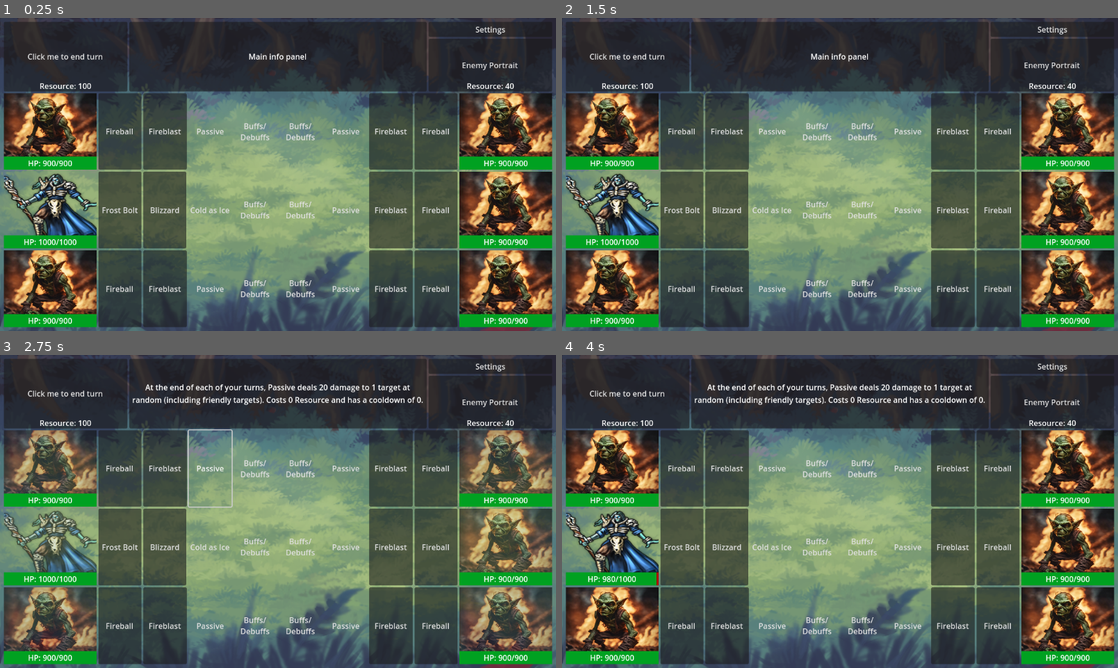
Above: before the commit, frames 1-4 (two rows, left to right).
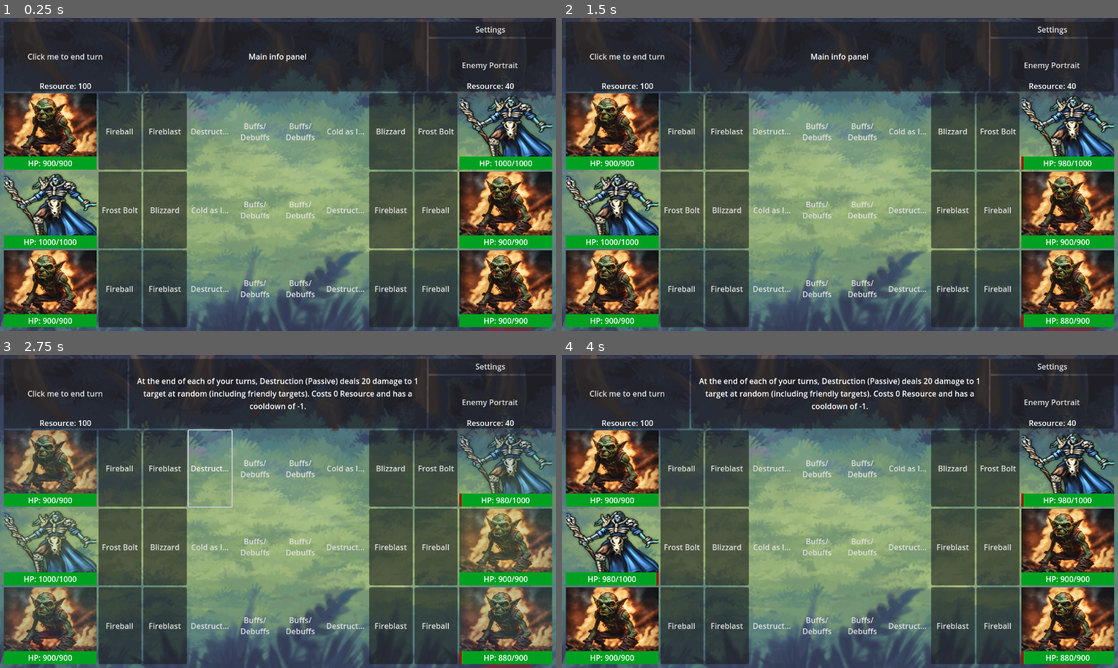
Above: after the commit, the same moments.

Repository: billyquick/arena_game
Game: Godot game, scene res://scenes/battle_level.tscn
Two runs of this game, one before a commit and one after it. Both use one fixed random seed, a clock stepped at 60 frames per second and the inputs below.
Inputs (mouse positions are in pixels of both pictures, inside the frame that each line leads up to):
- Up to frame 1 (0.25 s): no input
- Up to frame 2 (1.5 s): click "Click me to end turn" at 0.5 s; click (612, 130) at 1.25 s
- Up to frame 3 (2.75 s): click "Passive" (after the commit: "Destruction (Passive)") at 2 s
- Up to frame 4 (4 s): click (612, 545) at 2.75 s; click (612, 624) at 3.5 s

The runs differ from the first frame. In frame 1, 3.9% of the frame differs, in the area x 33-100%, y 24-88%; in frame 2, 3.9%; in frame 3, 5.9%; in frame 4, 6.1%, in the area x 23-100%, y 7-99%.

Commit message:
Initial end of turn implementation
Have a working version of the goblin's end of turn passive activating as you press the end turn button

Diff:
--- a/Resources/team_manager.gd
+++ b/Resources/team_manager.gd
@@ -23,7 +23,7 @@
 	var playerCharacter1 = Character.new(Goblin)
 	var playerCharacter2 = Character.new(FrostMage)
 	var playerCharacter3 = Character.new(Goblin)
-	var enemyCharacter1 = Character.new(Goblin)
+	var enemyCharacter1 = Character.new(FrostMage)
 	var enemyCharacter2 = Character.new(Goblin)
 	var enemyCharacter3 = Character.new(Goblin)
 
--- a/battle.gd
+++ b/battle.gd
@@ -3,6 +3,7 @@
 var teamManager: TeamManager
 var playerResource: TeamResource
 var enemyResource: TeamResource
+var rng = RandomNumberGenerator.new()
 
 var characterCounter = 0
 var abilityCounter = 0
@@ -63,19 +64,23 @@
 	playerTeamResource.text = "Resource: " + str(playerResource.currentResource)
 
 func executeAbility(character, selectedAbility, target, healthbar):
+	var additionalCosts = 0
+	# insulating passives
+	if activeCharacter != null:
+		additionalCosts += getCost(activeCharacter.modifiers)
 	# TODO: change player resource to check whose turn it is
-	if playerResource.consumeResource(selectedAbility.cost, getCost(activeCharacter.modifiers)):
+	if playerResource.consumeResource(selectedAbility.cost, additionalCosts):
 		target.health -= selectedAbility.damage
 		updateHealth(healthbar, target) # TO DO
-		print(character.name, " used ", selectedAbility.name, " on ", target.name, ". ", target.name, "'s health is now ", target.health)
+		print(character.charName, " used ", selectedAbility.name, " on ", target.charName, ". ", target.charName, "'s health is now ", target.health)
 		# apply modifiers
 		if selectedAbility.applies_modifier:
 			# for each modifier the ability applies, create a new one and apply it to the target
-			# TODO: if target already has an instance  theof modifier, should extend rather than create a new one
+			# TODO: if target already has an instance of the modifier, should extend rather than create a new one
 			for uniqueModifier in selectedAbility.modifiers:
 				var modifier = Modifiers.new(uniqueModifier)
-				target.modifiers.append(modifier)
-			print(target.modifiers)
+				target.add_modifier(modifier)
+				print("Applying modifier ", modifier.modName, modifier, " to target ", target.charName, target)
 
 		# reduce duration of modifiers that apply on attack
 		var modifierCounter = 0
@@ -86,13 +91,17 @@
 				# if the duration has ended, need to remove it from the character's modifier list
 				if uniqueModifiers.duration_ability  == 0 and uniqueModifiers.duration_turn  == 0:
 					character.modifiers.remove_at(modifierCounter)
-					print(uniqueModifiers.name, " modifier has been removed from ", character.name, "'s modifiers")
+					print(uniqueModifiers.name, " modifier has been removed from ", character.charName, "'s modifiers")
 			modifierCounter += 1
 
 		activeCharacter = null
 		activeAbility = null
 		updateResource()
 		resetAnimations(bothTeamUI)
+		for x in teamManager.playerTeam:
+			print("Player character: ", x.charName, x, " with Modifiers: ", x.modifiers)
+		for x in teamManager.opponentTeam:
+			print("Enemy character: ", x.charName, x, " with Modifiers: ", x.modifiers)
 	else:
 		# Flash resource red so it should be obvious why you can't use the ability
 		$MarginContainer/VBoxContainer/MarginContainer/HBoxContainer/PlayerPortrait/PlayerTeamResource/AnimationPlayer.play("low_resource")
@@ -212,8 +221,9 @@
 	# target passes an array of objects (one team) or an array of arrays (both teams)
 	if target in validTargets:
 		return true
-	elif (target in validTargets[0]) or (target in validTargets[1]):
-		return true
+	elif validTargets.size() == 2:
+		if (target in validTargets[0]) or (target in validTargets[1]):
+			return true
 	else:
 		return false
 
@@ -320,10 +330,49 @@
 	else:
 		print("No active character")
 
+func executePassive(character, ability):
+	if ability.targets_random:
+		var target
+		var random_team = rng.randf_range(0, 1)
+		var healthbar
+		if random_team == 0:
+			target = teamManager.playerTeam.pick_random()
+			if target == teamManager.playerTeam[0]:
+				healthbar = playerCharacter1Health
+				print("picked playerTeam, member 0")
+			elif target == teamManager.playerTeam[1]:
+				healthbar = playerCharacter2Health
+				print("picked playerTeam, member 1")
+			else:
+				healthbar = playerCharacter3Health
+				print("picked playerTeam, member 2")
+		else:
+			target = teamManager.opponentTeam.pick_random()
+			if target == teamManager.opponentTeam[0]:
+				healthbar = enemyCharacter1Health
+				print("picked playerTeam, member 0")
+			elif target == teamManager.opponentTeam[1]:
+				healthbar = enemyCharacter2Health
+				print("picked playerTeam, member 1")
+			else:
+				healthbar = enemyCharacter3Health
+				print("picked playerTeam, member 2")
+
+		executeAbility(character, ability, target, healthbar)
+
 # What to do when the turn ends
 func _on_player_portrait_pressed():
-	# if it's the player's turn, make it the enemy's turn
+	# process passives that trigger end of turn
 	if turnTracker.back() == "playerTurn":
+		# clear actives if the turn is ending
+		activeAbility = null
+		activeCharacter = null
+		for characters in teamManager.playerTeam:
+			for ability in characters.abilities:
+				# using -1 as a way to indicate a passive triggers EOT
+				if ability.is_passive and ability.cooldown == -1:
+					executePassive(characters, ability)
+		# if it's the player's turn, make it the enemy's turn
 		turnTracker.append("enemyTurn")
 		print(turnTracker)
 	else:
--- a/character_abilities.gd
+++ b/character_abilities.gd
@@ -10,6 +10,7 @@
 @export var attack_hits: int = 1
 @export var targets_friendly: bool = false
 @export var targets_enemy: bool = true
+@export var targets_random: bool = false
 @export var is_passive: bool = false
 @export var is_useable: bool = true # if ability is on cooldown, a passive, or can also use when a character is stunned
 @export var applies_modifier: bool = false
--- a/characters/abilities.gd
+++ b/characters/abilities.gd
@@ -18,7 +18,7 @@
 
 # Constructor
 func _init(ability: Resource):
-	self.name = ability.name
+	self.abilityName = ability.name
 	self.damage = ability.damage
 	self.cost = ability.cost
 	self.description = ability.description
--- a/characters/characters.gd
+++ b/characters/characters.gd
@@ -2,19 +2,17 @@
 class_name Character
 
 const Ability = preload("res://characters/abilities.gd")
-const Modifiers = preload("res://character_modifiers.gd")
 
 var charName: String
 var health: int
 var max_health: int
 var abilities: Array
-var teamResource: TeamResource
 var portrait: Texture
 var modifiers: Array
 
 # Constructor
 func _init(character: Resource):
-	self.name = character.name
+	self.charName = character.name
 	self.max_health = character.max_health
 	self.health = character.max_health
 	self.abilities = character.abilities
--- a/characters/frost_mage/frost_mage.tres
+++ b/characters/frost_mage/frost_mage.tres
@@ -12,7 +12,6 @@
 max_health = 1000
 health = 1000
 abilities = [ExtResource("1_c16px"), ExtResource("2_gk4s0"), ExtResource("3_xbr4b")]
-buffs = []
-debuffs = []
+modifiers = []
 portrait = ExtResource("4_cv068")
 armor = 0
--- a/characters/goblin/destruction_passive.tres
+++ b/characters/goblin/destruction_passive.tres
@@ -4,15 +4,17 @@
 
 [resource]
 script = ExtResource("1_ji8fm")
-name = "Passive"
+name = "Destruction (Passive)"
 description = "At the end of each of your turns, %s deals %d damage to %d target at random (including friendly targets). Costs %d Resource and has a cooldown of %d."
 cost = 0
 targets = 1
-cooldown = 0
+cooldown = -1
 damage = 20
 attack_hits = 1
 targets_friendly = true
 targets_enemy = true
+targets_random = true
 is_passive = true
 is_useable = true
-applies_buff = false
+applies_modifier = false
+modifiers = []
--- a/characters/goblin/goblin.tres
+++ b/characters/goblin/goblin.tres
@@ -12,7 +12,6 @@
 max_health = 900
 health = 900
 abilities = [ExtResource("1_1yf6h"), ExtResource("2_0djot"), ExtResource("3_d3qdv")]
-buffs = []
-debuffs = []
+modifiers = []
 portrait = ExtResource("4_tyvns")
 armor = 0
--- a/characters/modifiers.gd
+++ b/characters/modifiers.gd
@@ -1,7 +1,5 @@
 extends Node2D
 class_name Modifiers
-
-const Character = preload("res://characters/characters.gd")
 
 var modName: String
 var max_health: int
@@ -18,7 +16,7 @@
 
 # Constructor
 func _init(modifier: Resource):
-	self.name = modifier.name
+	self.modName = modifier.name
 	self.max_health = modifier.max_health
 	self.health = modifier.health
 	self.armor = modifier.armor
--- a/scenes/battle_level.tscn
+++ b/scenes/battle_level.tscn
@@ -238,16 +238,19 @@
 layout_mode = 2
 size_flags_horizontal = 3
 text = "Ability 1"
+text_overrun_behavior = 3
 
 [node name="Char1Ability2" type="Button" parent="MarginContainer/VBoxContainer/MarginContainer2/HBoxContainer/PlayerTeam/PlayerCharacter1"]
 layout_mode = 2
 size_flags_horizontal = 3
 text = "Ability 2"
+text_overrun_behavior = 3
 
 [node name="Char1Ability3" type="Button" parent="MarginContainer/VBoxContainer/MarginContainer2/HBoxContainer/PlayerTeam/PlayerCharacter1"]
 layout_mode = 2
 size_flags_horizontal = 3
 text = "Ability 3"
+text_overrun_behavior = 3
 
 [node name="BuffDebuffs" type="Button" parent="MarginContainer/VBoxContainer/MarginContainer2/HBoxContainer/PlayerTeam/PlayerCharacter1"]
 layout_mode = 2
@@ -300,16 +303,19 @@
 layout_mode = 2
 size_flags_horizontal = 3
 text = "Ability 1"
+text_overrun_behavior = 3
 
 [node name="Char2Ability2" type="Button" parent="MarginContainer/VBoxContainer/MarginContainer2/HBoxContainer/PlayerTeam/PlayerCharacter2"]
 layout_mode = 2
 size_flags_horizontal = 3
 text = "Ability 2"
+text_overrun_behavior = 3
 
 [node name="Char2Ability3" type="Button" parent="MarginContainer/VBoxContainer/MarginContainer2/HBoxContainer/PlayerTeam/PlayerCharacter2"]
 layout_mode = 2
 size_flags_horizontal = 3
 text = "Ability 3"
+text_overrun_behavior = 3
 
 [node name="BuffDebuffs" type="Button" parent="MarginContainer/VBoxContainer/MarginContainer2/HBoxContainer/PlayerTeam/PlayerCharacter2"]
 layout_mode = 2
@@ -362,16 +368,19 @@
 layout_mode = 2
 size_flags_horizontal = 3
 text = "Ability 1"
+text_overrun_behavior = 3
 
 [node name="Char3Ability2" type="Button" parent="MarginContainer/VBoxContainer/MarginContainer2/HBoxContainer/PlayerTeam/PlayerCharacter3"]
 layout_mode = 2
 size_flags_horizontal = 3
 text = "Ability 2"
+text_overrun_behavior = 3
 
 [node name="Char3Ability3" type="Button" parent="MarginContainer/VBoxContainer/MarginContainer2/HBoxContainer/PlayerTeam/PlayerCharacter3"]
 layout_mode = 2
 size_flags_horizontal = 3
 text = "Ability 3"
+text_overrun_behavior = 3
 
 [node name="BuffDebuffs" type="Button" parent="MarginContainer/VBoxContainer/MarginContainer2/HBoxContainer/PlayerTeam/PlayerCharacter3"]
 layout_mode = 2
@@ -429,16 +438,19 @@
 layout_mode = 2
 size_flags_horizontal = 3
 text = "Ability 1"
+text_overrun_behavior = 3
 
 [node name="Enemy1Ability2" type="Button" parent="MarginContainer/VBoxContainer/MarginContainer2/HBoxContainer/EnemyTeam/EnemyCharacter1"]
 layout_mode = 2
 size_flags_horizontal = 3
 text = "Ability 2"
+text_overrun_behavior = 3
 
 [node name="Enemy1Ability3" type="Button" parent="MarginContainer/VBoxContainer/MarginContainer2/HBoxContainer/EnemyTeam/EnemyCharacter1"]
 layout_mode = 2
 size_flags_horizontal = 3
 text = "Ability 3"
+text_overrun_behavior = 3
 
 [node name="BuffDebuffs" type="Button" parent="MarginContainer/VBoxContainer/MarginContainer2/HBoxContainer/EnemyTeam/EnemyCharacter1"]
 layout_mode = 2
@@ -492,16 +504,19 @@
 layout_mode = 2
 size_flags_horizontal = 3
 text = "Ability 1"
+text_overrun_behavior = 3
 
 [node name="Enemy2Ability2" type="Button" parent="MarginContainer/VBoxContainer/MarginContainer2/HBoxContainer/EnemyTeam/EnemyCharacter2"]
 layout_mode = 2
 size_flags_horizontal = 3
 text = "Ability 2"
+text_overrun_behavior = 3
 
 [node name="Enemy2Ability3" type="Button" parent="MarginContainer/VBoxContainer/MarginContainer2/HBoxContainer/EnemyTeam/EnemyCharacter2"]
 layout_mode = 2
 size_flags_horizontal = 3
 text = "Ability 3"
+text_overrun_behavior = 3
 
 [node name="BuffDebuffs" type="Button" parent="MarginContainer/VBoxContainer/MarginContainer2/HBoxContainer/EnemyTeam/EnemyCharacter2"]
 layout_mode = 2
@@ -555,16 +570,19 @@
 layout_mode = 2
 size_flags_horizontal = 3
 text = "Ability 1"
+text_overrun_behavior = 3
 
 [node name="Enemy3Ability2" type="Button" parent="MarginContainer/VBoxContainer/MarginContainer2/HBoxContainer/EnemyTeam/EnemyCharacter3"]
 layout_mode = 2
 size_flags_horizontal = 3
 text = "Ability 2"
+text_overrun_behavior = 3
 
 [node name="Enemy3Ability3" type="Button" parent="MarginContainer/VBoxContainer/MarginContainer2/HBoxContainer/EnemyTeam/EnemyCharacter3"]
 layout_mode = 2
 size_flags_horizontal = 3
 text = "Ability 3"
+text_overrun_behavior = 3
 
 [node name="BuffDebuffs" type="Button" parent="MarginContainer/VBoxContainer/MarginContainer2/HBoxContainer/EnemyTeam/EnemyCharacter3"]
 layout_mode = 2
